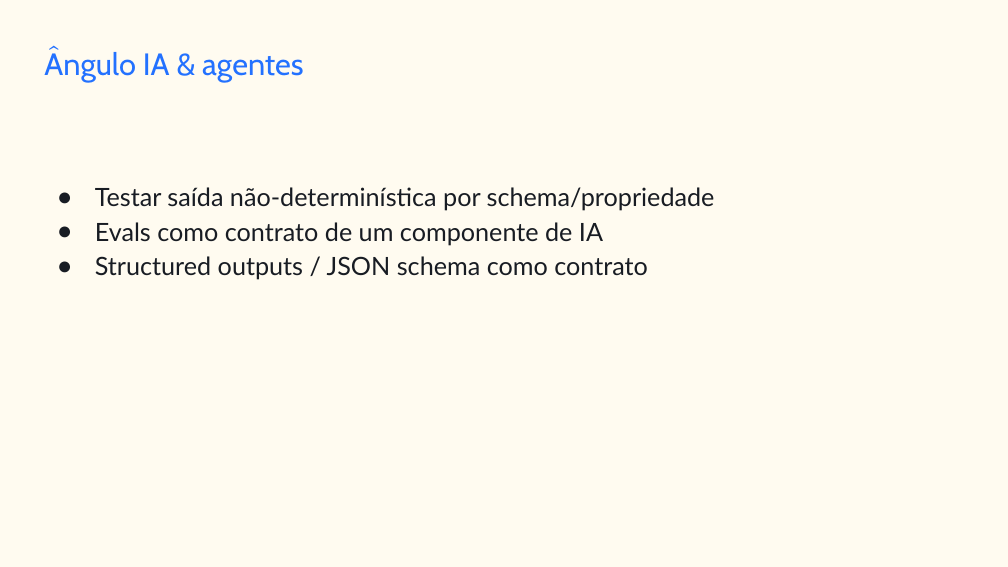
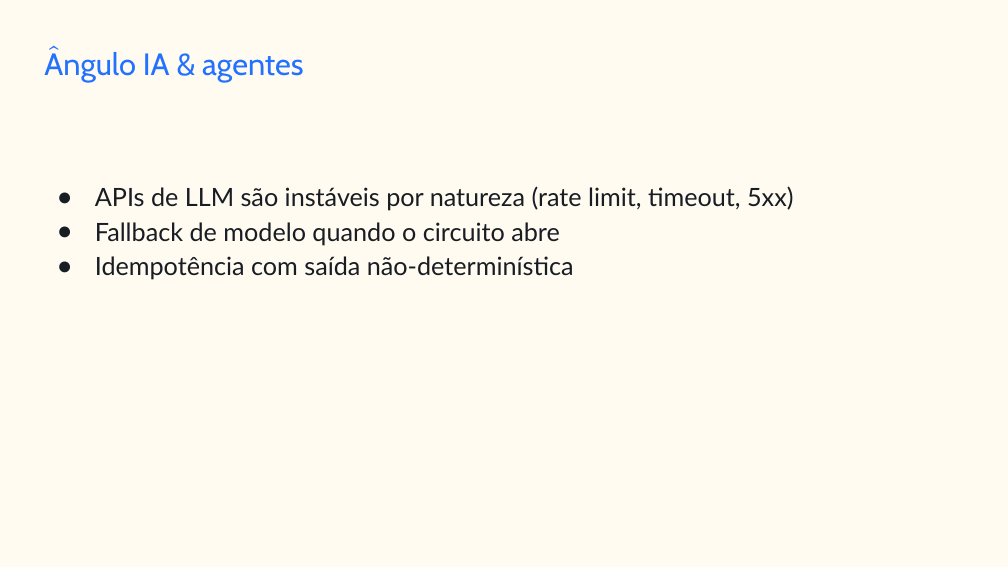
Before and after one commit to jessehaniel85/1705-be-jv-010, a slide deck: slide 5 of plano-de-aulas/aula-08-slides.pptx. Drawn at 1008x567 pixels with LibreOffice and Linux fonts; fonts in the diff are those of the drawing. Boxes give left, top, right and bottom in pixels: in the first picture for what was removed or moved away, otherwise in the second. Text is boxed around its words. In the diff, an @@ line names an element or a change of style, - is before the commit and + after.

```diff
--- a/plano-de-aulas/aula-08-slides.pptx
+++ b/plano-de-aulas/aula-08-slides.pptx
@@ text at <box>95,186,793,280</box>: text changed @@
-● Testar saída não-determinística por schema/propriedade
-● Evals como contrato de um componente de IA
-● Structured outputs / JSON schema como contrato
+● APIs de LLM são instáveis por natureza (rate limit, timeout, 5xx)
+● Fallback de modelo quando o circuito abre
+● Idempotência com saída não-determinística
```
Also in this commit, not shown: 4 other slides changed, 2 slides added, 2 slides removed, 15 other files.
